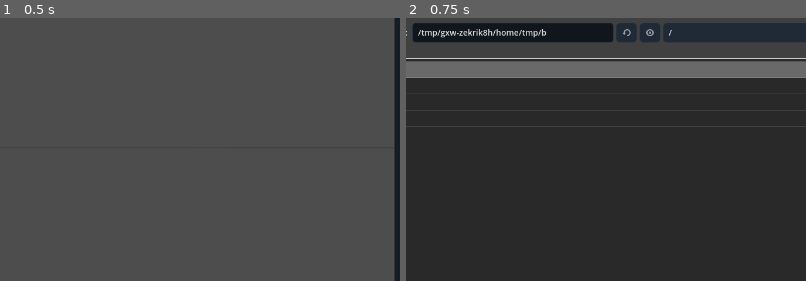
Above: before the commit, frames 1-2 (left to right).
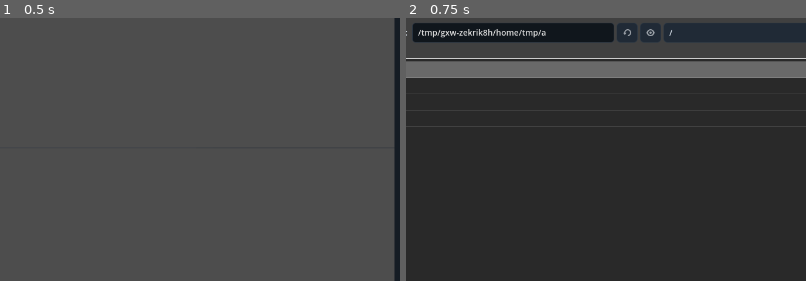
Above: after the commit, the same moments.

Repository: Onnevan/Kabuki
Game: Godot game, scene res://editor/main.tscn
Two runs of this game, one before a commit and one after it. Both use one fixed random seed, a clock stepped at 60 frames per second and the inputs below.
Inputs:
- Up to frame 1 (0.5 s): no input
- Up to frame 2 (0.75 s): click "＋ IMPORT" at 0.5 s
The pictures show only the part of the screen within x 27-77%, y 15-65%; the shares and areas given below are measured in that part.

Frame 1 is identical in both runs. In frame 2, 0.1% of the frame differs, in the area x 34-67%, y 3-9%.

Commit message:
Organize Drawing actions into tool and cel menus

Diff:
--- a/editor/main.tscn
+++ b/editor/main.tscn
@@ -145,13 +145,20 @@
 offset_top=76.0
 offset_right=1034.0
 offset_bottom=116.0
+[node name="ToolMenu" type="MenuButton" parent="DrawingBar"]
+unique_name_in_owner=true
+text="TOOLS ▾"
+
 [node name="Stroke3D" type="Button" parent="DrawingBar"]
+visible=false
 unique_name_in_owner=true
 text="3D STROKE"
 [node name="Bitmap" type="Button" parent="DrawingBar"]
+visible=false
 unique_name_in_owner=true
 text="BITMAP"
 [node name="Sculpt" type="Button" parent="DrawingBar"]
+visible=false
 unique_name_in_owner=true
 text="SCULPT"
 [node name="SculptStrength" type="HSlider" parent="DrawingBar"]
@@ -178,10 +185,13 @@
 unique_name_in_owner=true
 color=Color(0.8,0.25,0.18,0.55)
 [node name="NewDrawing" type="Button" parent="DrawingBar"]
+visible=false
 text="NEW DRAWING"
 [node name="ClearDrawing" type="Button" parent="DrawingBar"]
+visible=false
 text="CLEAR"
 [node name="FinishBitmap" type="Button" parent="DrawingBar"]
+visible=false
 text="FINISH BITMAP"
 
 [node name="DrawingAnimBar" type="HBoxContainer" parent="."]
@@ -192,16 +202,24 @@
 offset_right=1034.0
 offset_bottom=156.0
 [node name="AnimLabel" type="Label" parent="DrawingAnimBar"]
-text="CELS"
+text="ANIMATION"
+[node name="CelMenu" type="MenuButton" parent="DrawingAnimBar"]
+unique_name_in_owner=true
+text="CELS ▾"
 [node name="NewCel" type="Button" parent="DrawingAnimBar"]
+visible=false
 text="＋ EMPTY"
 [node name="DuplicateCel" type="Button" parent="DrawingAnimBar"]
+visible=false
 text="DUPLICATE"
 [node name="DeleteCel" type="Button" parent="DrawingAnimBar"]
+visible=false
 text="DELETE"
 [node name="HoldCel" type="Button" parent="DrawingAnimBar"]
+visible=false
 text="HOLD"
 [node name="MorphCel" type="Button" parent="DrawingAnimBar"]
+visible=false
 text="MORPH"
 [node name="OnionSkin" type="CheckButton" parent="DrawingAnimBar"]
 unique_name_in_owner=true
